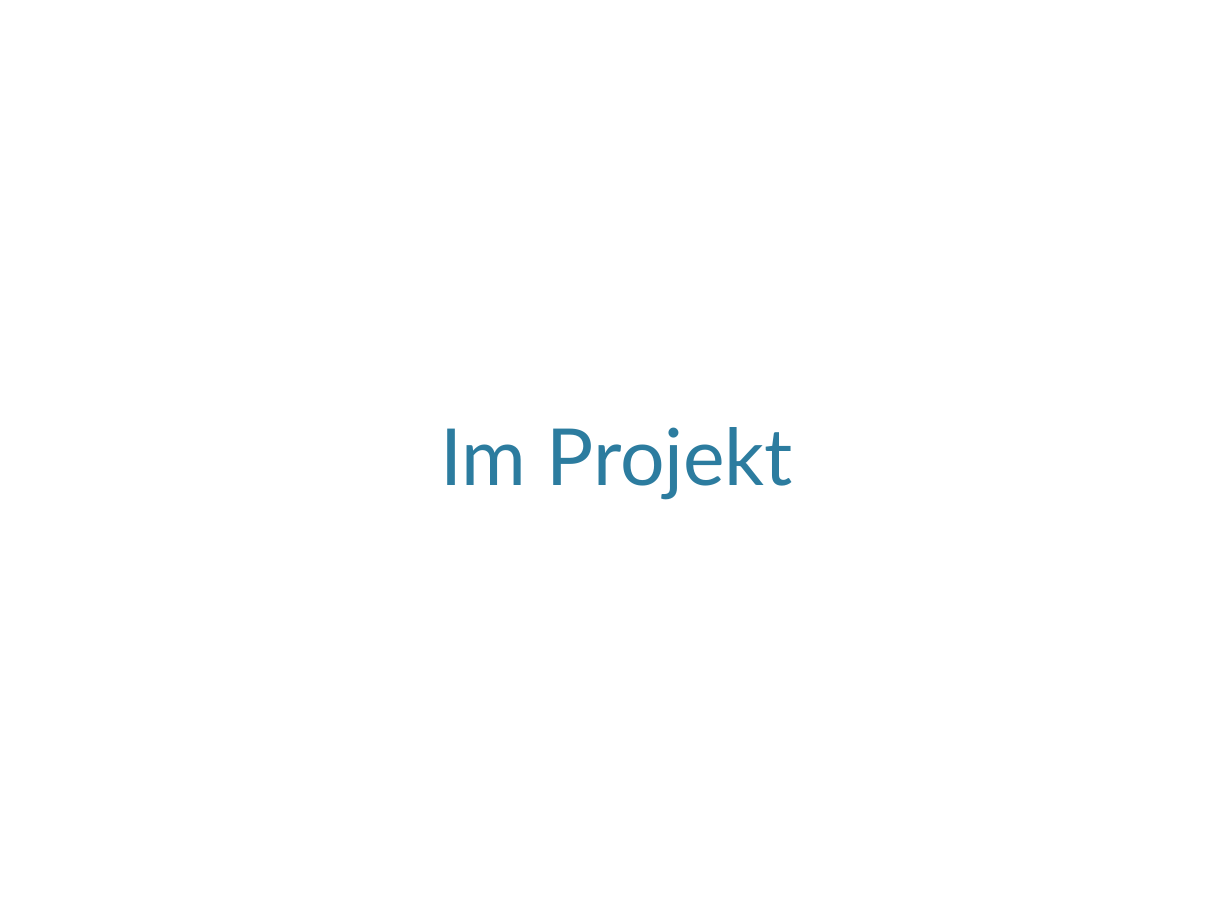
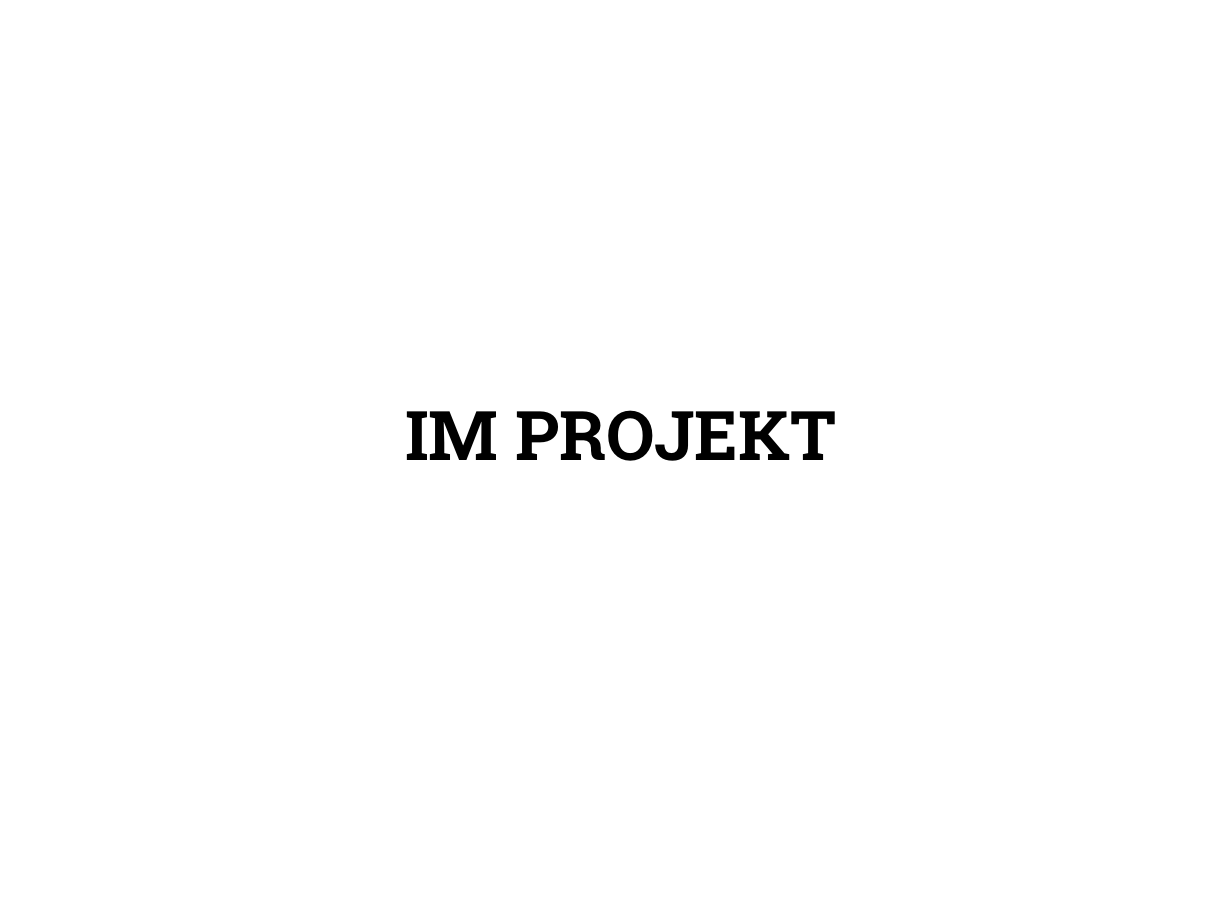
Before and after one commit to SWT-Projektgruppe-2015/Rollenspielmanager, a slide deck: slide 5 of Dokumente/SWT-Vortrag/SWTStudentenVortrag.pptx. Drawn at 1232x924 pixels with LibreOffice and Linux fonts; fonts in the diff are those of the drawing; background and template pictures are left out. Boxes give left, top, right and bottom in pixels: in the first picture for what was removed or moved away, otherwise in the second. Text is boxed around its words. In the diff, an @@ line names an element or a change of style, - is before the commit and + after.

```diff
--- a/Dokumente/SWT-Vortrag/SWTStudentenVortrag.pptx
+++ b/Dokumente/SWT-Vortrag/SWTStudentenVortrag.pptx
@@ title "IM PROJEKT" at (x1=405, y1=410, x2=837, y2=461): vertical alignment bottom to top @@
@@ title at (x1=405, y1=410, x2=837, y2=461): text changed; size 46 to 40 pt; font Lato to Roboto Slab; text colour #2C7C9F to #000000; bold on @@
-Im Projekt
+IM PROJEKT
```
Also in this commit, not shown: 7 other slides changed, 1 slide removed.
